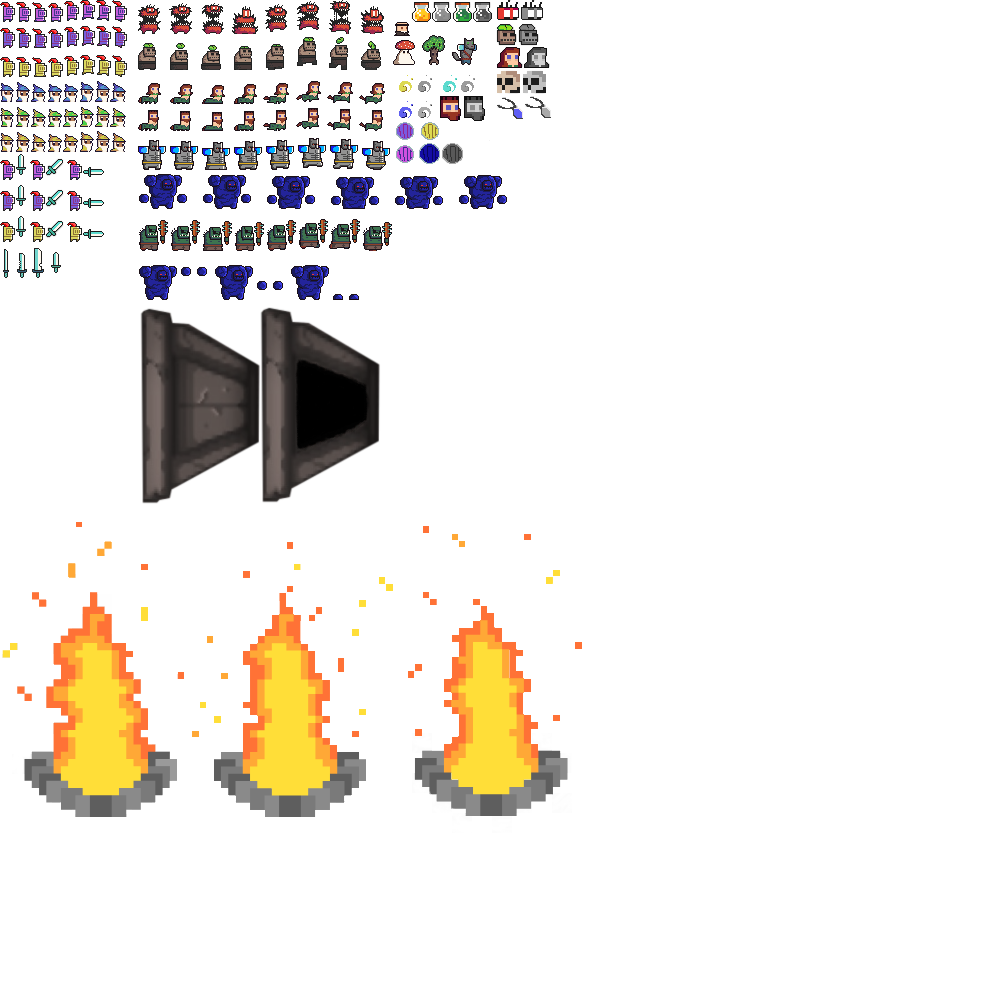
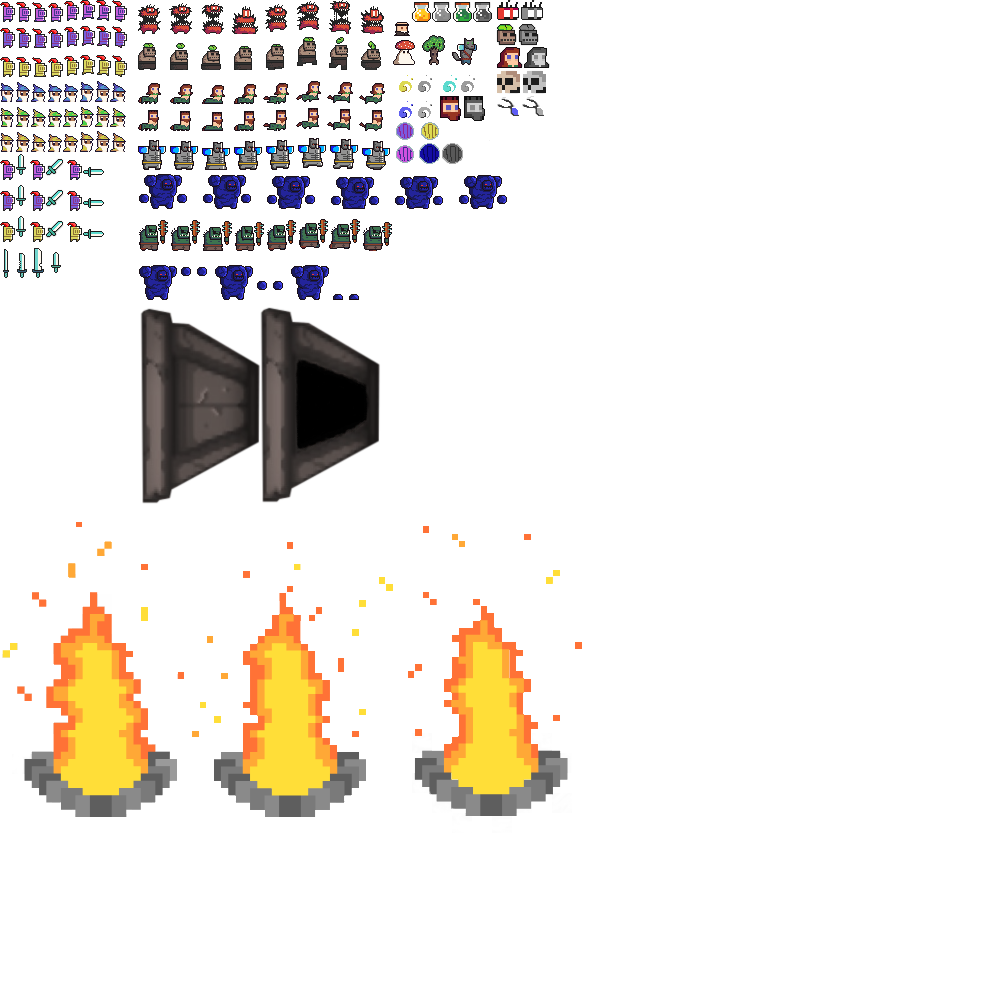
Before/after of a (1000, 1000) layered artwork. What changed in the layer stack:
painted on "Background" over bbox(497, 97, 551, 119)
